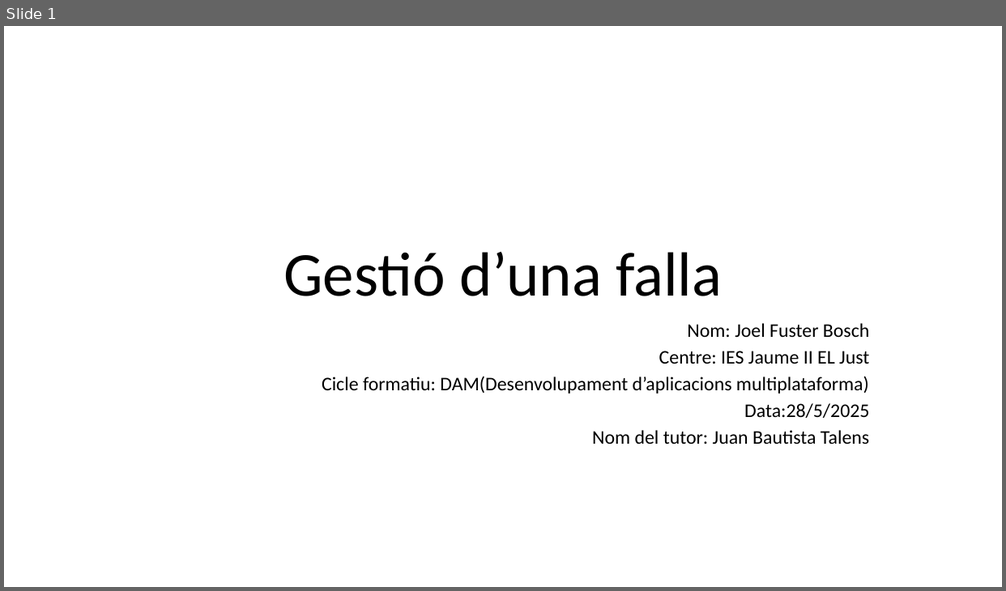
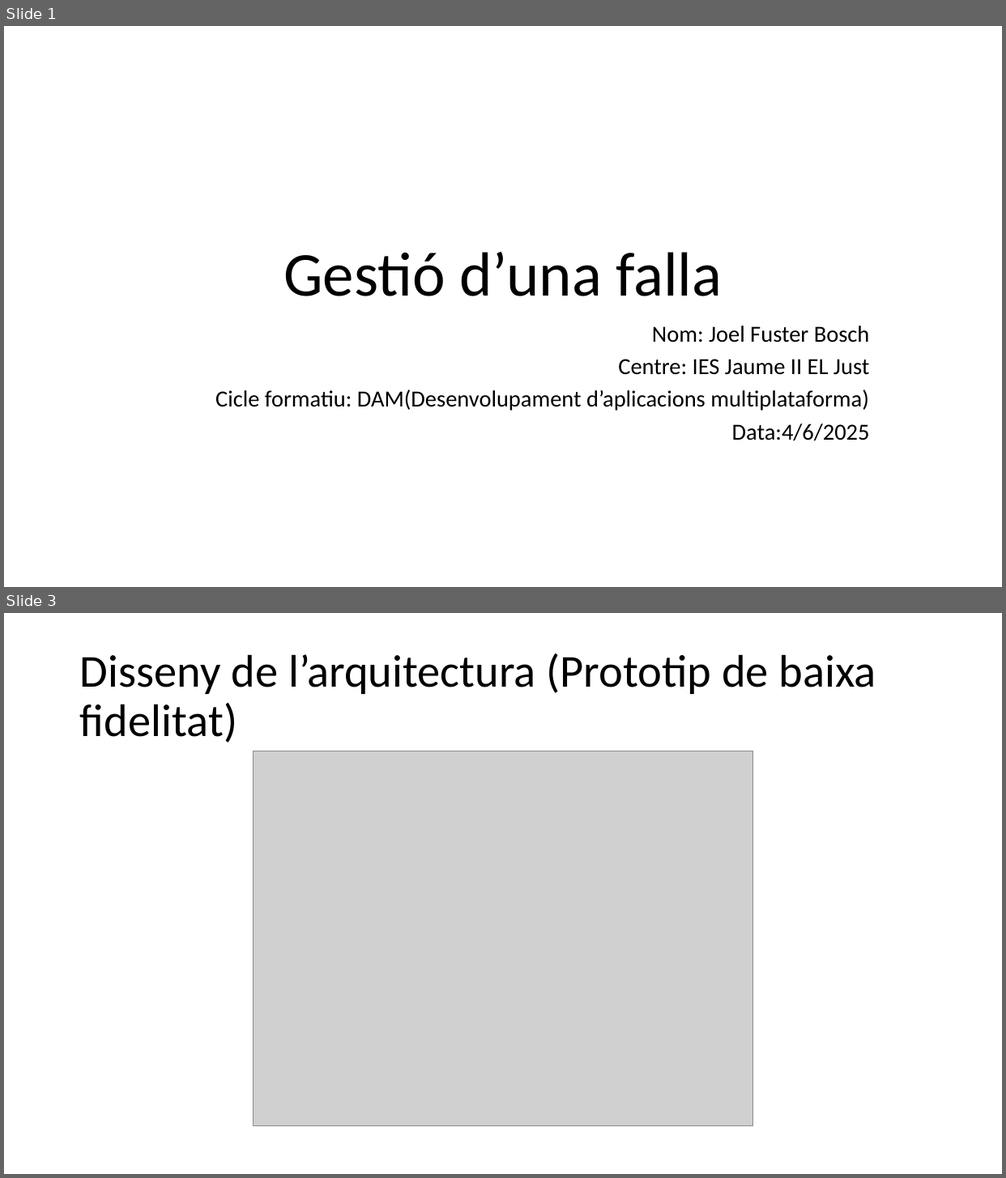
Before and after one commit to JoelFusterBosch/Projecte_Final_DAM_Gestio-_d_una_falla, a slide deck: Presentació/Gestió d’una falla.pptx. Shown one above the other, each under a label of ours: slide 1 before the commit, slides 1 and 3 after it; the slides between them are not shown. The pictures are 1006x591 and 1006x1178 pixels, drawn with LibreOffice and Linux fonts; fonts in the diff are those of the drawing; grey boxes stand for pictures. Boxes give left, top, right and bottom in pixels: in the first picture for what was removed or moved away, otherwise in the second. Text is boxed around its words. In the diff, an @@ line names an element or a change of style, - is before the commit and + after.

```diff
--- a/Presentació/Gestió d’una falla.pptx
+++ b/Presentació/Gestió d’una falla.pptx
@@ slide 3 added at (4,613,1002,1174), background #FFFFFF @@
@@ title added at (80,653,876,743), 44 pt, text #000000 @@
+Disseny de l’arquitectura (Prototip de baixa fidelitat)
@@ picture added at (253,752,752,1126) @@
@@ slide 1 changed as well @@
@@ subtitle at (215,326,870,411): size 18.6 to 22.2 pt in "Nom: Joel Fuster Bosch", "Centre: IES Jaume II EL Just", "Cicle formatiu: DAM(Desenvolupament d’aplicacions multiplata ..."; line spacing 0.7 to 0.8 @@
@@ subtitle at (732,424,870,442): text changed; size 18.6 to 22.2 pt @@
-Data:28/5/2025
-Nom del tutor: Juan Bautista Talens
+Data:4/6/2025
```
Also in this commit, not shown: 3 other slides changed, 8 other slides added, 3 slides removed, 11 other files.
